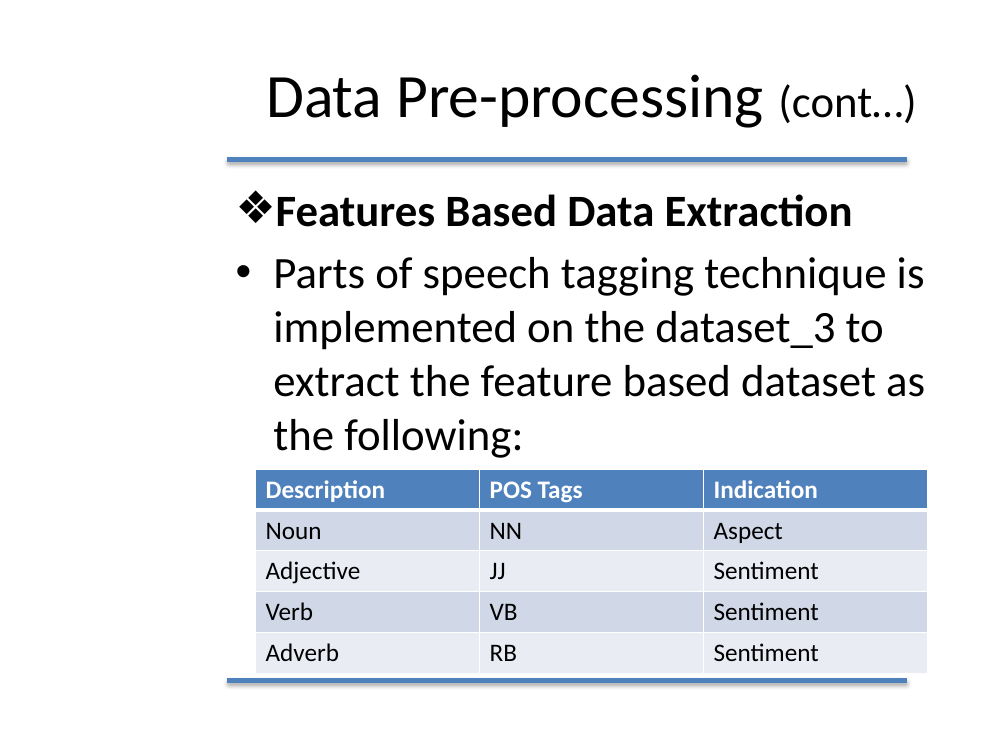
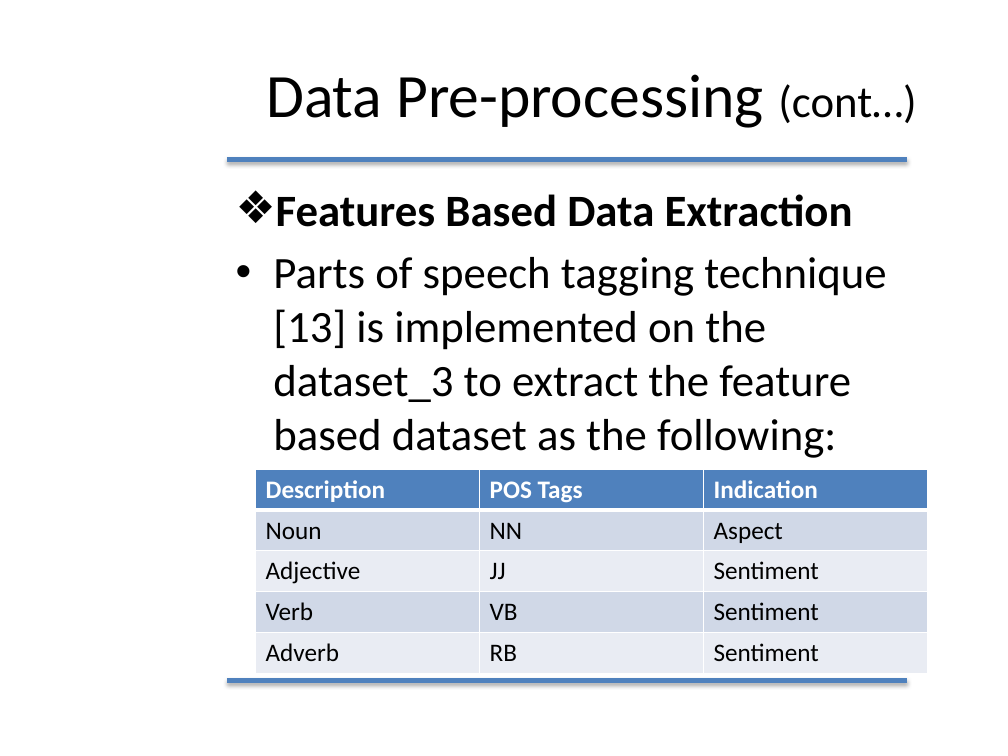
Before and after one commit to furqan-durrani/Thesisss, a slide deck: slide 21 of Furqan Durrani.pptx. Drawn at 1008x756 pixels with LibreOffice and Linux fonts; fonts in the diff are those of the drawing; background and template pictures are left out. Boxes give left, top, right and bottom in pixels: in the first picture for what was removed or moved away, otherwise in the second. Text is boxed around its words. In the diff, an @@ line names an element or a change of style, - is before the commit and + after.

```diff
--- a/Furqan Durrani.pptx
+++ b/Furqan Durrani.pptx
@@ text at [273, 257, 886, 458]: text changed @@
-• Parts of speech tagging technique is implemented on the dataset_3 to extract the feature based dataset as the following:
+• Parts of speech tagging technique [13] is implemented on the dataset_3 to extract the feature based dataset as the following:
```
Also in this commit, not shown: 14 other slides changed, 3 slides added, 1 slide removed.
